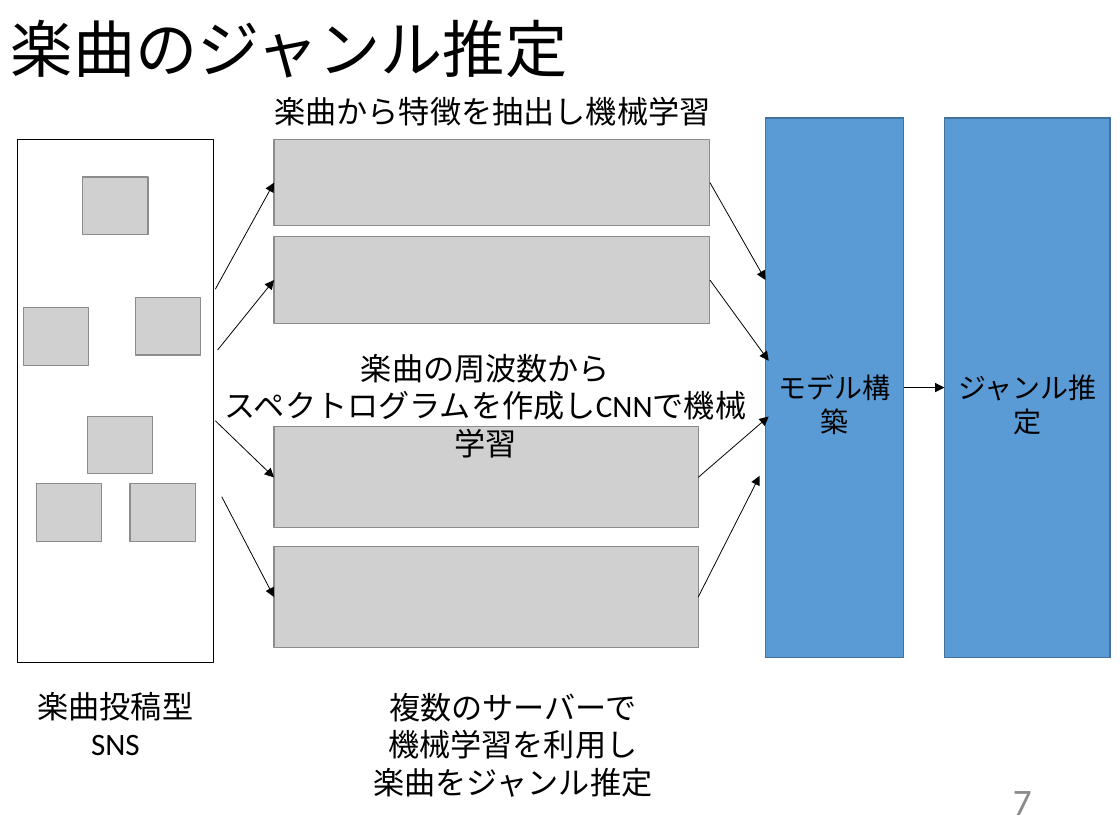
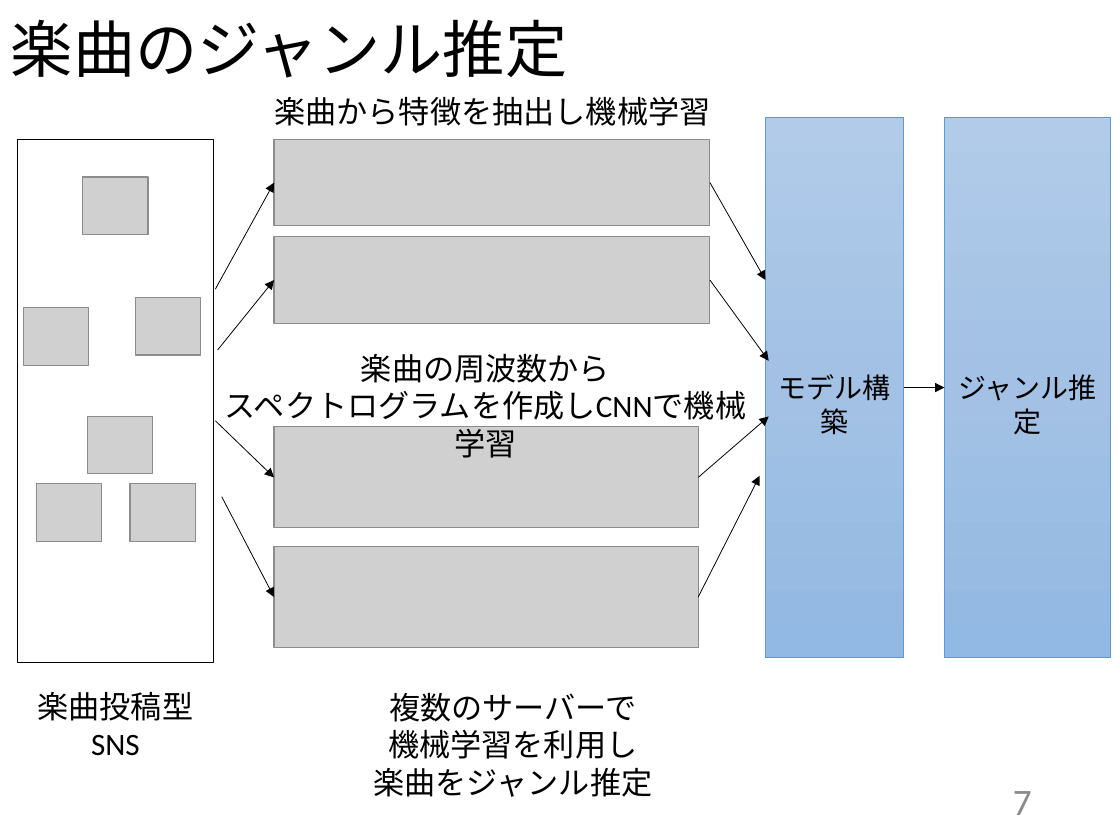
Before and after one commit to kait-takanolab/1821144-yoshii-thesis, a slide deck: slide 7 of 発表用スライド/1821144_卒研発表.pptx. Drawn at 1120x840 pixels with LibreOffice and Linux fonts; fonts in the diff are those of the drawing; grey boxes stand for pictures. Boxes give left, top, right and bottom in pixels: in the first picture for what was removed or moved away, otherwise in the second. Text is boxed around its words. In the diff, an @@ line names an element or a change of style, - is before the commit and + after.

```diff
--- a/発表用スライド/1821144_卒研発表.pptx
+++ b/発表用スライド/1821144_卒研発表.pptx
@@ rectangle "モデル構築" at (765, 118, 903, 657): fill #5B9BD5 to gradient #B1CBE9 to #A3C1E5 to #93B9E4; outline #43739E 1 pt to #5B9BD5 0.5 pt @@
@@ rectangle "ジャンル推定" at (944, 118, 1110, 657): fill #5B9BD5 to gradient #B1CBE9 to #A3C1E5 to #93B9E4; outline #43739E 1 pt to #5B9BD5 0.5 pt @@
```
Also in this commit, not shown: 1 other slide changed, 2 other files.
